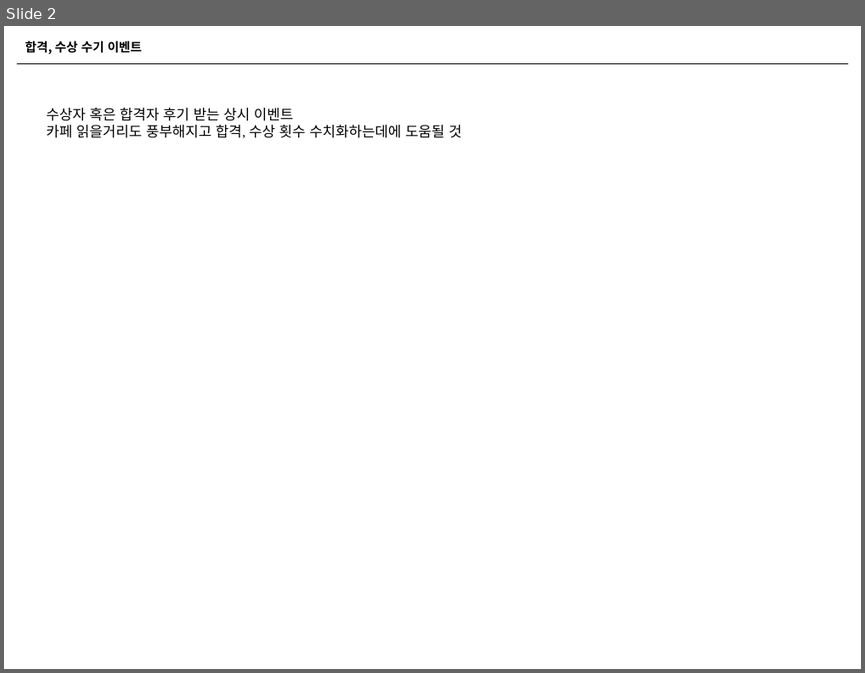
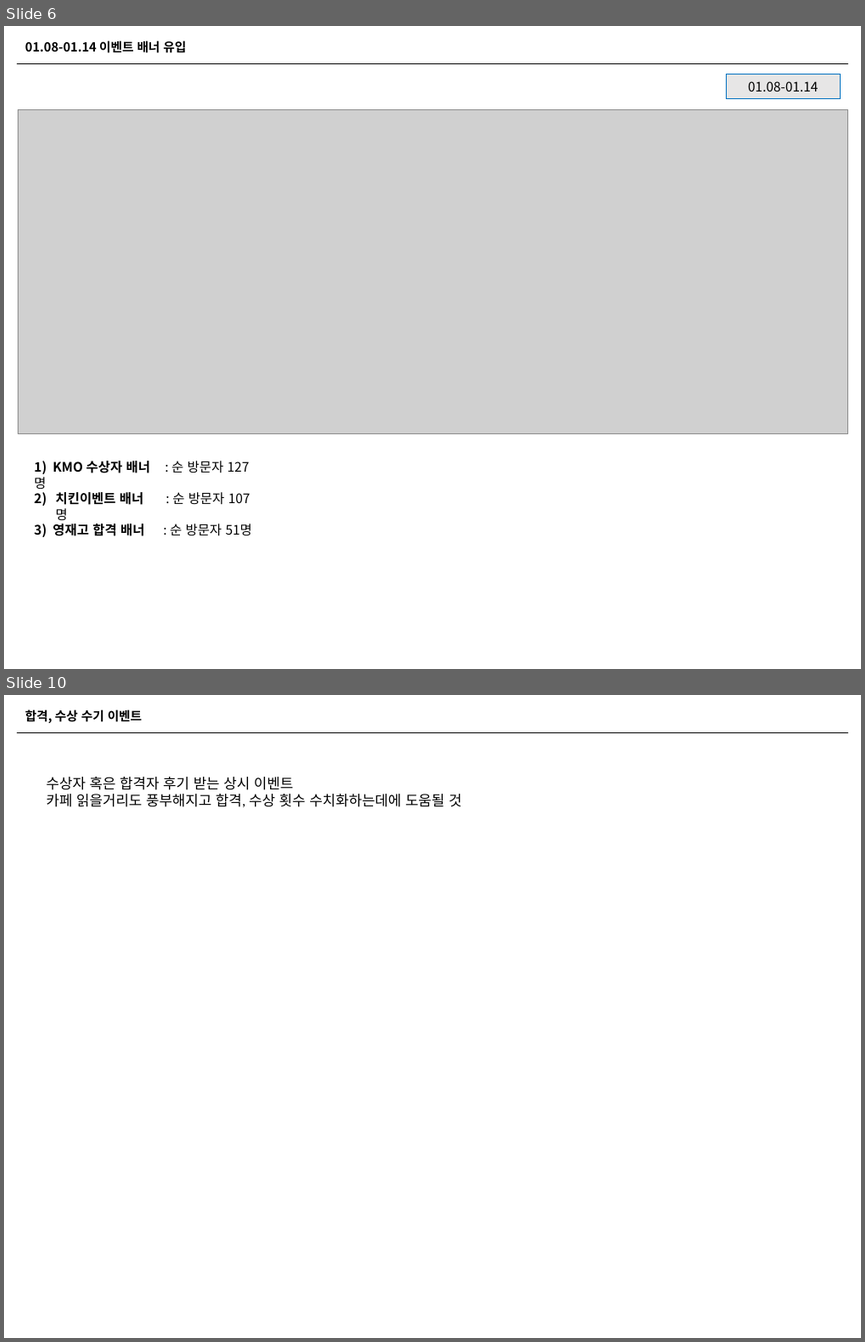
Before and after one commit to naxvinci/marketing, a slide deck: 업무보고0115.pptx. Shown one above the other, each under a label of ours: slide 2 before the commit, slides 6 and 10 after it; the slides between them are not shown. The pictures are 865x673 and 865x1342 pixels, drawn with LibreOffice and Linux fonts; fonts in the diff are those of the drawing; grey boxes stand for pictures. Boxes give left, top, right and bottom in pixels: in the first picture for what was removed or moved away, otherwise in the second. Text is boxed around its words. In the diff, an @@ line names an element or a change of style, - is before the commit and + after.

```diff
--- a/업무보고0115.pptx
+++ b/업무보고0115.pptx
@@ slide 6 added at box(4, 26, 861, 669), background #FFFFFF @@
@@ text added at box(25, 40, 186, 53), 10.5 pt, text #000000, bold @@
+01.08-01.14 이벤트 배너 유입
@@ line added from (17, 63) to (848, 63), #000000 0.5 pt @@
@@ rectangle added at box(726, 74, 840, 99), fill #E7E6E6, outline #0070C0 0.75 pt, 11 pt, text #000000 @@
+01.08-01.14
@@ picture added at box(18, 109, 848, 433) @@
@@ text added at box(34, 460, 252, 537), 11 pt, text #000000, bold @@
+1) KMO 수상자 배너 : 순 방문자 127명
+2) 치킨이벤트 배너 : 순 방문자 107명
+3) 영재고 합격 배너 : 순 방문자 51명
@@ what was slide 2 is now slide 10 @@
```
Also in this commit, not shown: 2 slides changed, 7 other slides added, 2 slides removed.
